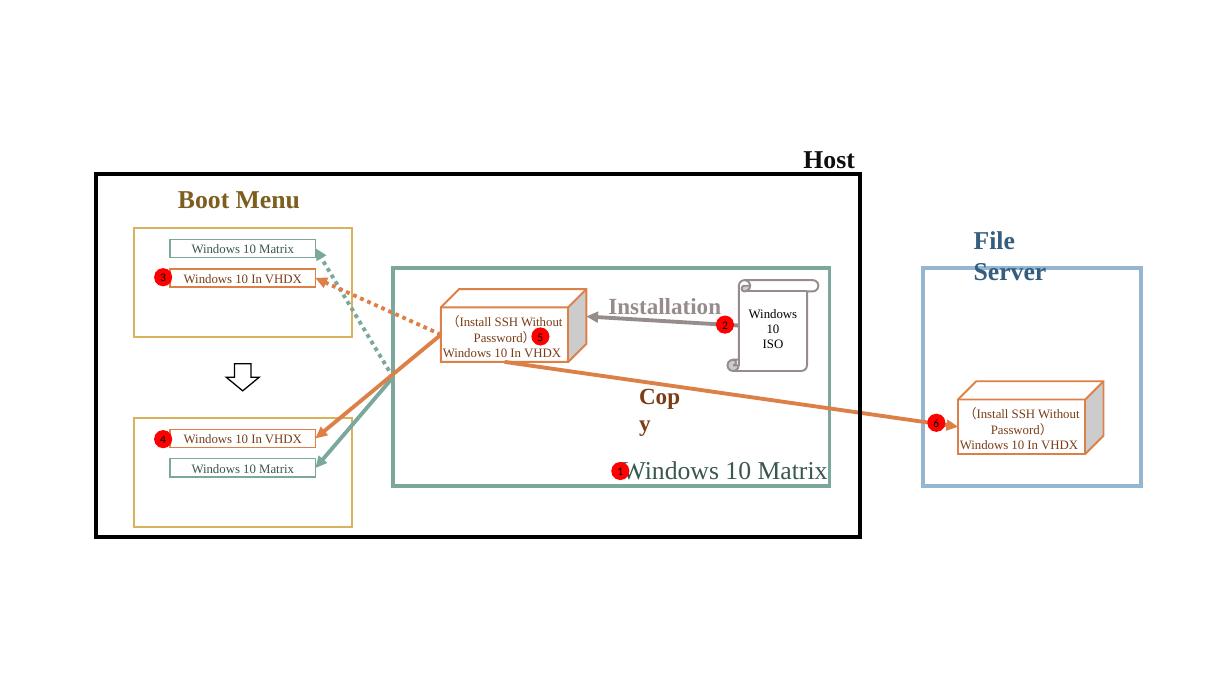
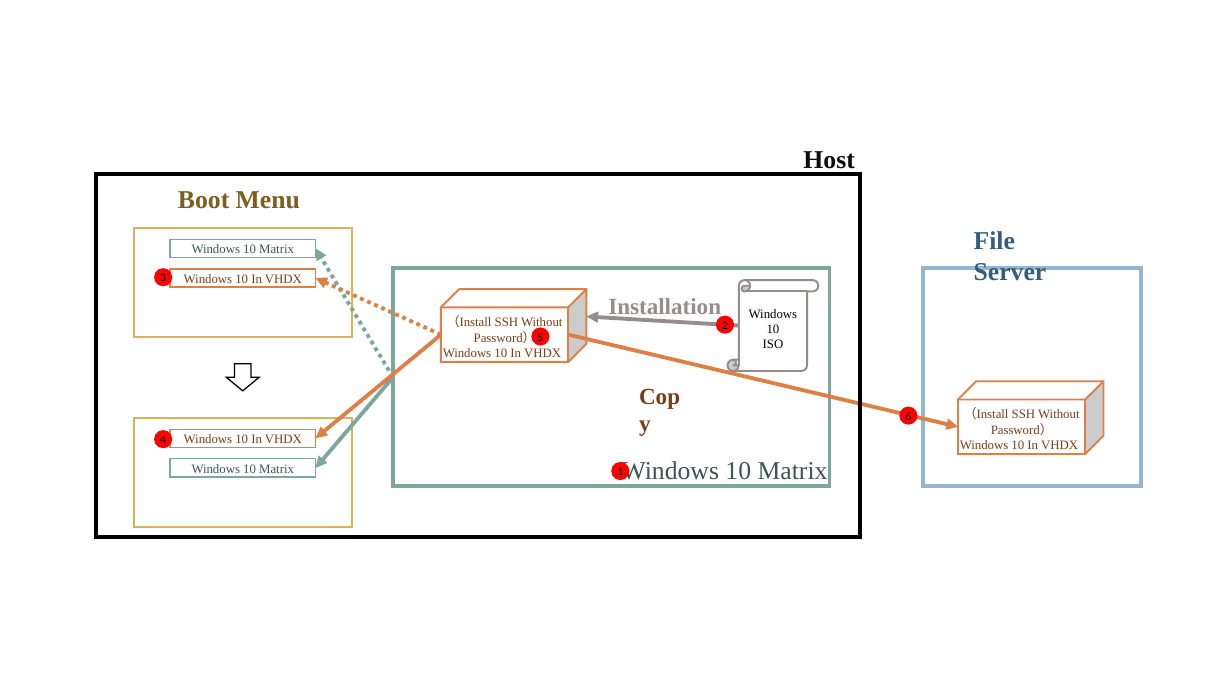
Before and after one commit to oneleo/diy-mass-deployment, a slide deck: slide 1 of images/images.pptx. Drawn at 1232x693 pixels with LibreOffice and Linux fonts; fonts in the diff are those of the drawing. Boxes give left, top, right and bottom in pixels: in the first picture for what was removed or moved away, otherwise in the second. Text is boxed around its words. In the diff, an @@ line names an element or a change of style, - is before the commit and + after.

```diff
--- a/images/images.pptx
+++ b/images/images.pptx
@@ arrow moved from (505, 362) - (958, 427) to (568, 335) - (958, 427) @@
@@ ellipse "6": place and size @@
-ellipse "6" at bbox=[928, 414, 946, 433]
+ellipse "6" at bbox=[899, 407, 918, 425]
```
Also in this commit, not shown: 1 other file.
